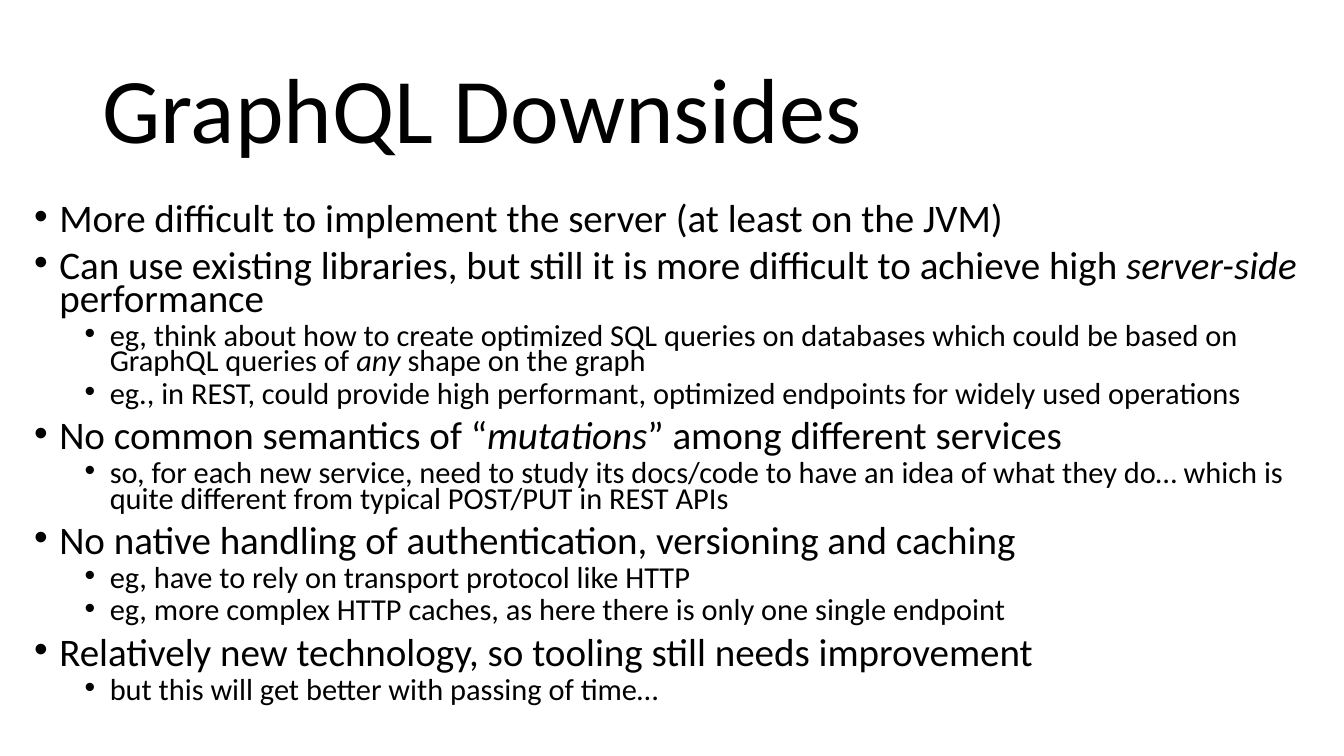
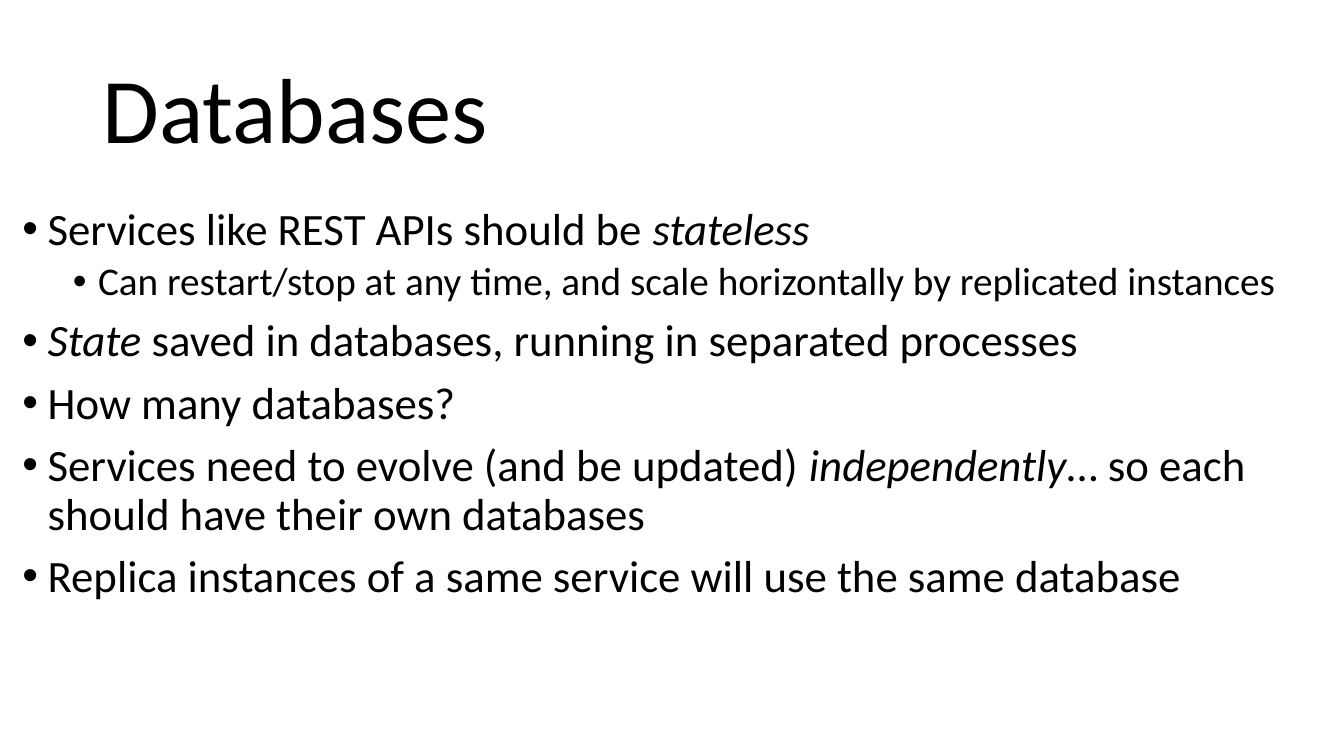
Before and after one commit to arcuri82/testing_security_development_enterprise_systems, a slide deck: slide 47 of doc/advanced/slides/lesson_08.pptx (slide 22 before the commit). Drawn at 1344x756 pixels with LibreOffice and Linux fonts; fonts in the diff are those of the drawing. Boxes give left, top, right and bottom in pixels: in the first picture for what was removed or moved away, otherwise in the second. Text is boxed around its words. In the diff, an @@ line names an element or a change of style, - is before the commit and + after.

```diff
--- a/doc/advanced/slides/lesson_08.pptx
+++ b/doc/advanced/slides/lesson_08.pptx
@@ title at [102,79,487,144]: text changed @@
-GraphQL Downsides
+Databases
@@ text at [48,214,1275,600]: text changed; size 21.7 to 32 pt @@
-• More difficult to implement the server (at least on the JVM)
-• Can use existing libraries, but still it is more difficult to achieve high server-side performance
-  • eg, think about how to create optimized SQL queries on databases which could be based on GraphQL queries of any shape on the graph
-  • eg., in REST, could provide high performant, optimized endpoints for widely used operations
-• No common semantics of “mutations” among different services
-  • so, for each new service, need to study its docs/code to have an idea of what they do… which is quite different from typical POST/PUT in REST APIs
-• No native handling of authentication, versioning and caching
-  • eg, have to rely on transport protocol like HTTP
-  • eg, more complex HTTP caches, as here there is only one single endpoint
-• Relatively new technology, so tooling still needs improvement
-  • but this will get better with passing of time…
+• Services like REST APIs should be stateless
+  • Can restart/stop at any time, and scale horizontally by replicated instances
+• State saved in databases, running in separated processes
+• How many databases?
+• Services need to evolve (and be updated) independently… so each should have their own databases
+• Replica instances of a same service will use the same database
```
Also in this commit, not shown: 2 other slides changed, 47 slides added, 21 slides removed, 17 other files.
